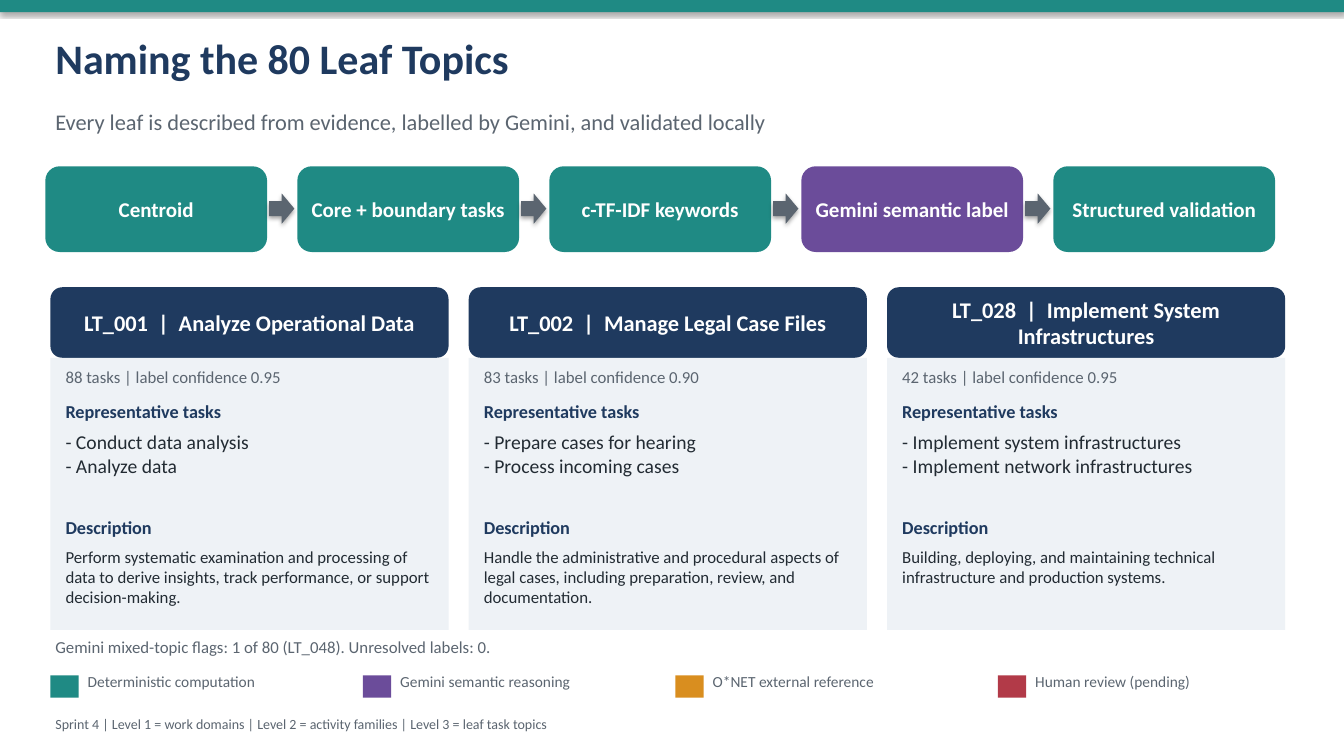
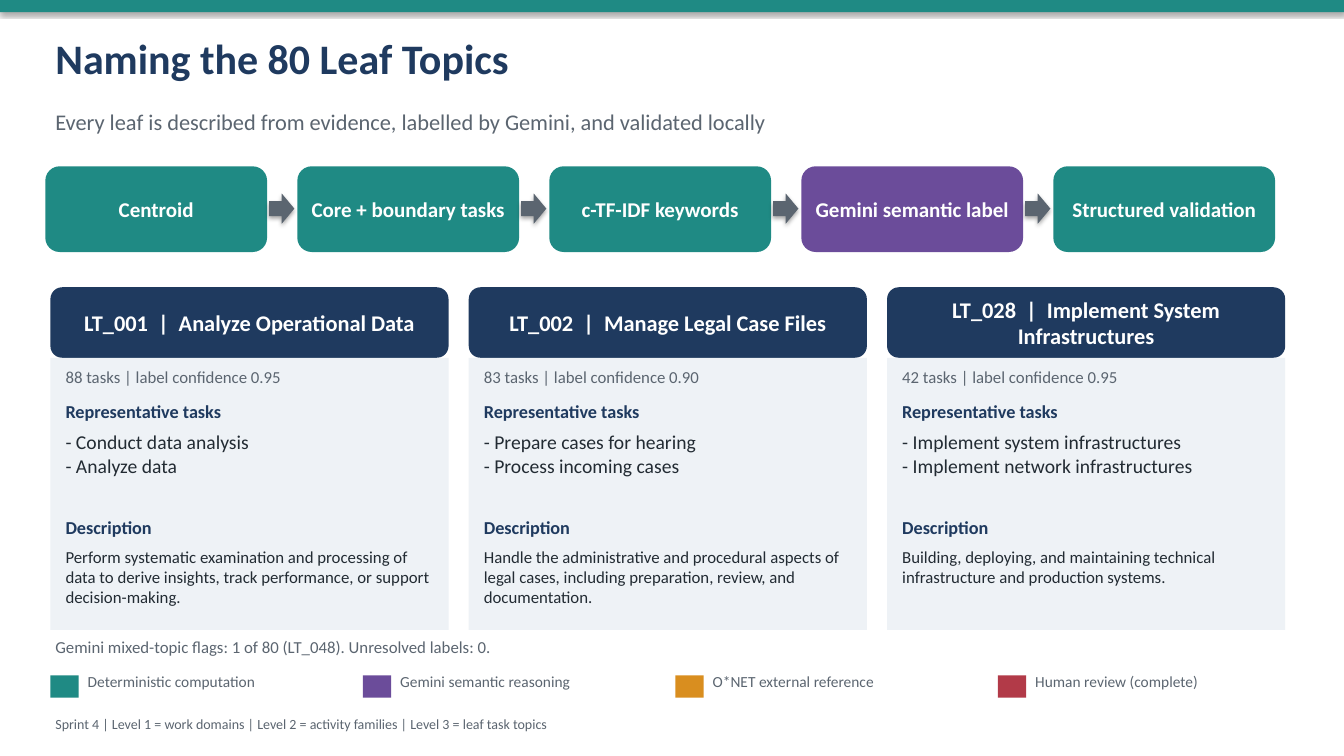
Before and after one commit to seanr995/IE-7945-Project, a slide deck: slide 3 of CAPESTONE PROJECT/SPRINT4_FINAL_SUBMISSION/Sprint4_Labeling_Hierarchy_Presentation.pptx. Drawn at 1344x756 pixels with LibreOffice and Linux fonts; fonts in the diff are those of the drawing. Boxes give left, top, right and bottom in pixels: in the first picture for what was removed or moved away, otherwise in the second. Text is boxed around its words. In the diff, an @@ line names an element or a change of style, - is before the commit and + after.

Commit message:
Finalize Sprint 4 results and human review

```diff
--- a/CAPESTONE PROJECT/SPRINT4_FINAL_SUBMISSION/Sprint4_Labeling_Hierarchy_Presentation.pptx
+++ b/CAPESTONE PROJECT/SPRINT4_FINAL_SUBMISSION/Sprint4_Labeling_Hierarchy_Presentation.pptx
@@ text at box(1035, 676, 1198, 690): text changed @@
-Human review (pending)
+Human review (complete)
```
Also in this commit, not shown: 6 other slides changed, 1 slide added, 1 slide removed, 52 other files.
